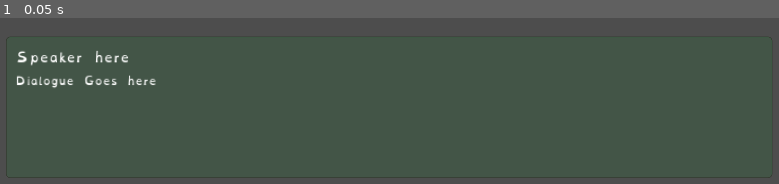
Above: before the commit, frame 1.
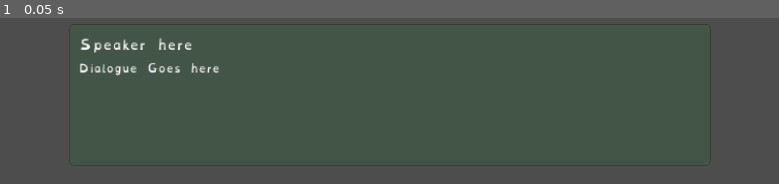
Above: after the commit, the same moment.

Repository: KeyraWebb/Cheezbored
Game: Godot game, scene res://scenes/ui/dialogue_box.tscn
Same seed, same stepped clock (60 frames per second), same inputs: the game is played once before the commit and once after it. This scene is started directly instead of the project's main scene.
Inputs:
- Up to frame 1 (0.05 s): no input

The runs differ from the first frame. In frame 1, 2.2% of the frame differs, in the area x 0-100%, y 3-97%.

Commit message:
changed the box sizing and made sure the dialogue wraps

Diff:
--- a/scenes/ui/dialogue_box.tscn
+++ b/scenes/ui/dialogue_box.tscn
@@ -37,10 +37,10 @@
 anchor_top = 1.0
 anchor_right = 0.5
 anchor_bottom = 1.0
-offset_left = -902.0
-offset_top = -334.0
-offset_right = 898.0
-offset_bottom = -34.0
+offset_left = -750.0
+offset_top = -364.0
+offset_right = 750.0
+offset_bottom = -64.0
 grow_horizontal = 2
 grow_vertical = 0
 theme_override_styles/panel = SubResource("StyleBoxFlat_lanrl")
@@ -60,4 +60,5 @@
 layout_mode = 2
 theme = ExtResource("1_40183")
 theme_override_font_sizes/font_size = 25
-text = "Dialogue Goes here "
+text = "Dialogue Goes here"
+autowrap_mode = 1
